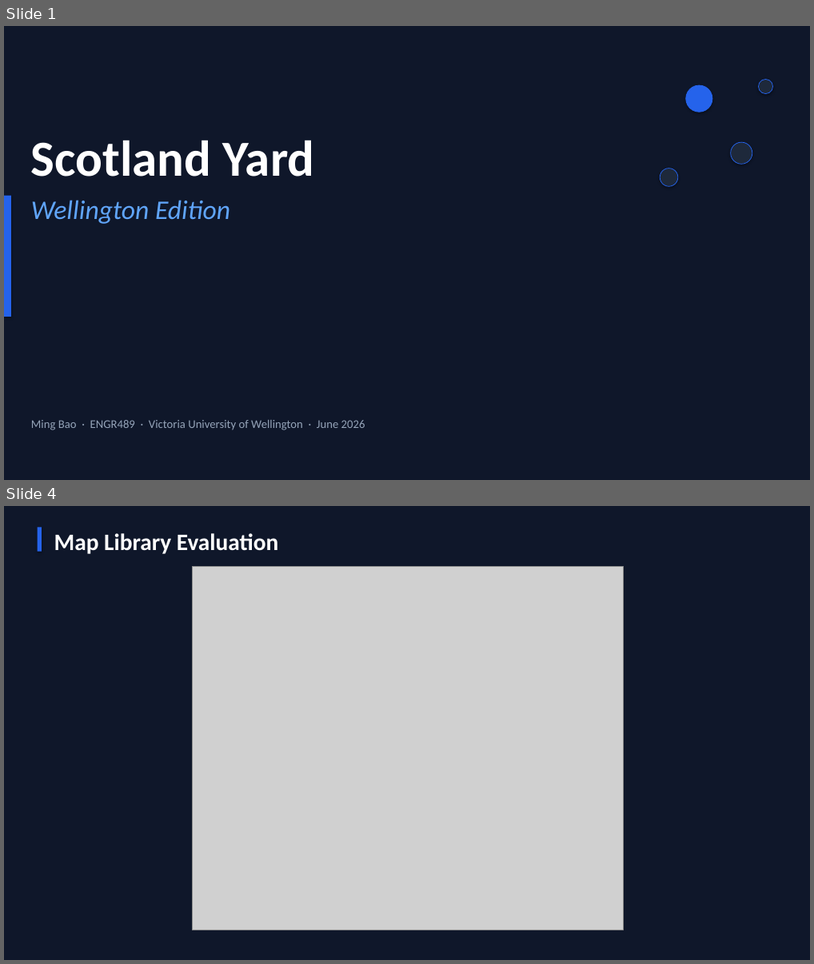
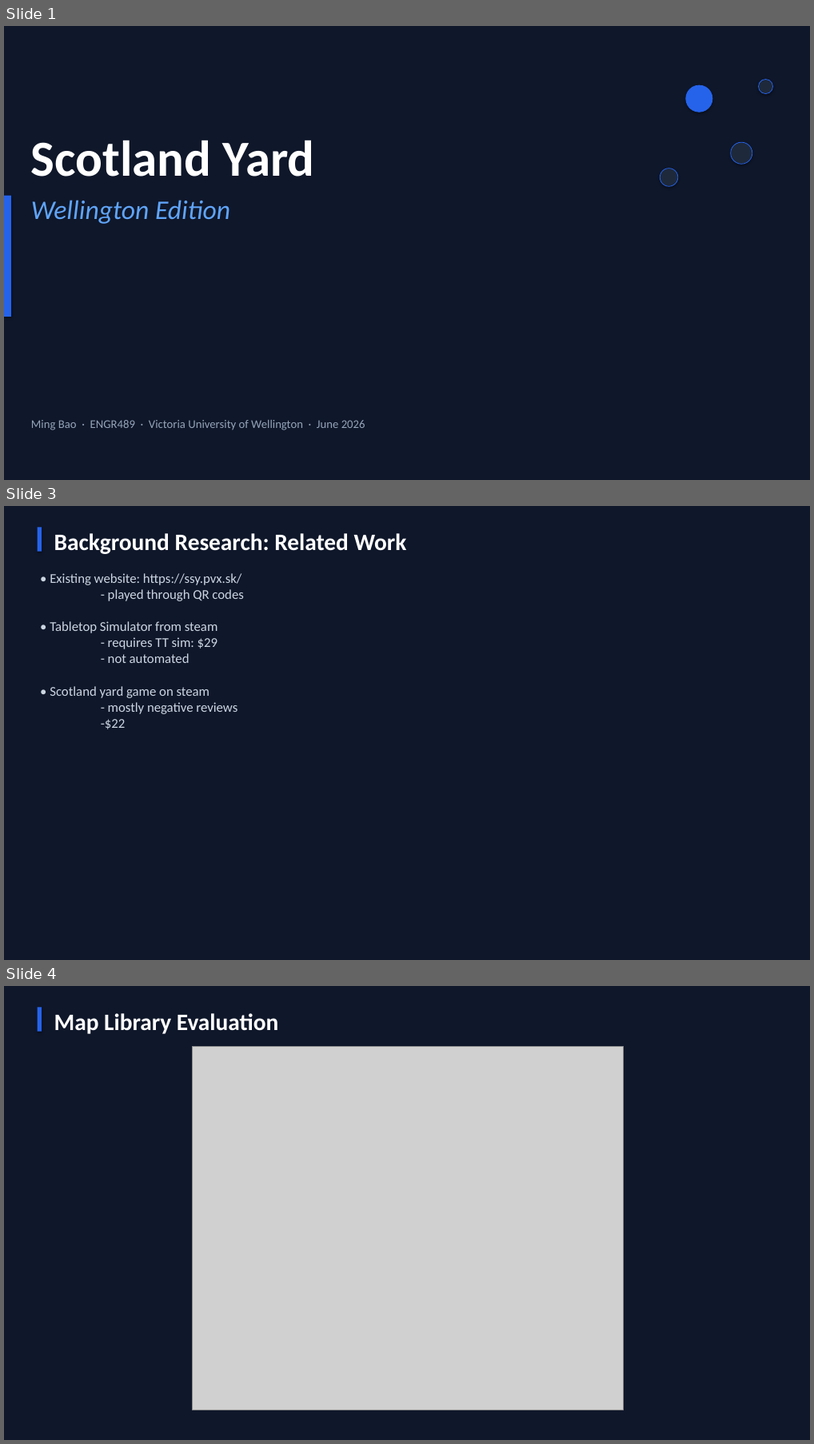
Before and after one commit to Ming-Bao/Scotland-Yard, a slide deck: documentation/presentation/presentation.pptx. Shown one above the other, each under a label of ours: slides 1 and 4 before the commit, slides 1, 3 and 4 after it; the slides between them are not shown. The pictures are 814x964 and 814x1444 pixels, drawn with LibreOffice and Linux fonts; fonts in the diff are those of the drawing; grey boxes stand for pictures. Boxes give left, top, right and bottom in pixels: in the first picture for what was removed or moved away, otherwise in the second. Text is boxed around its words. In the diff, an @@ line names an element or a change of style, - is before the commit and + after.

```diff
--- a/documentation/presentation/presentation.pptx
+++ b/documentation/presentation/presentation.pptx
@@ slide 3 added at <box>4,506,810,960</box>, background #0F172A @@
@@ rectangle added at <box>38,527,42,552</box>, fill #2563EB @@
@@ text added at <box>54,533,407,554</box>, 28 pt, text #FFFFFF, bold @@
+Background Research: Related Work
@@ text added at <box>50,573,243,729</box>, 16 pt, text #CBD5E1 @@
+• Existing website: https://ssy.pvx.sk/
+- played through QR codes
+• Tabletop Simulator from steam
+- requires TT sim: $29
+- not automated
+• Scotland yard game on steam
+- mostly negative reviews
+-$22
```
Also in this commit, not shown: 6 slides changed, 2 other slides added, 3 slides removed, 1 other file.
